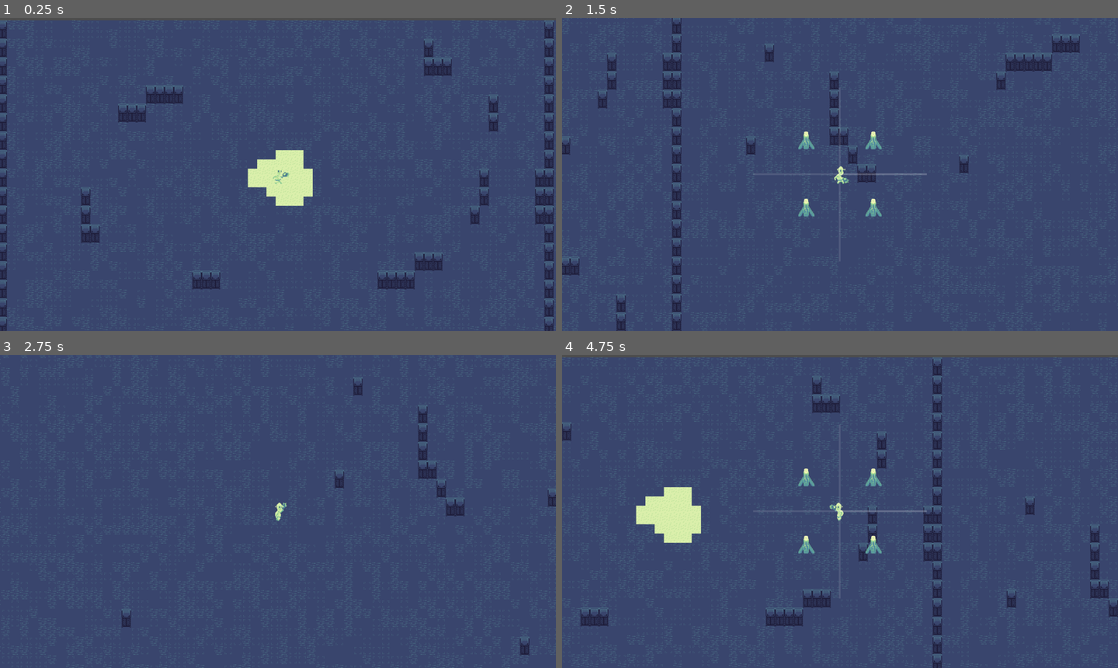
Above: before the commit, frames 1-4 (two rows, left to right).
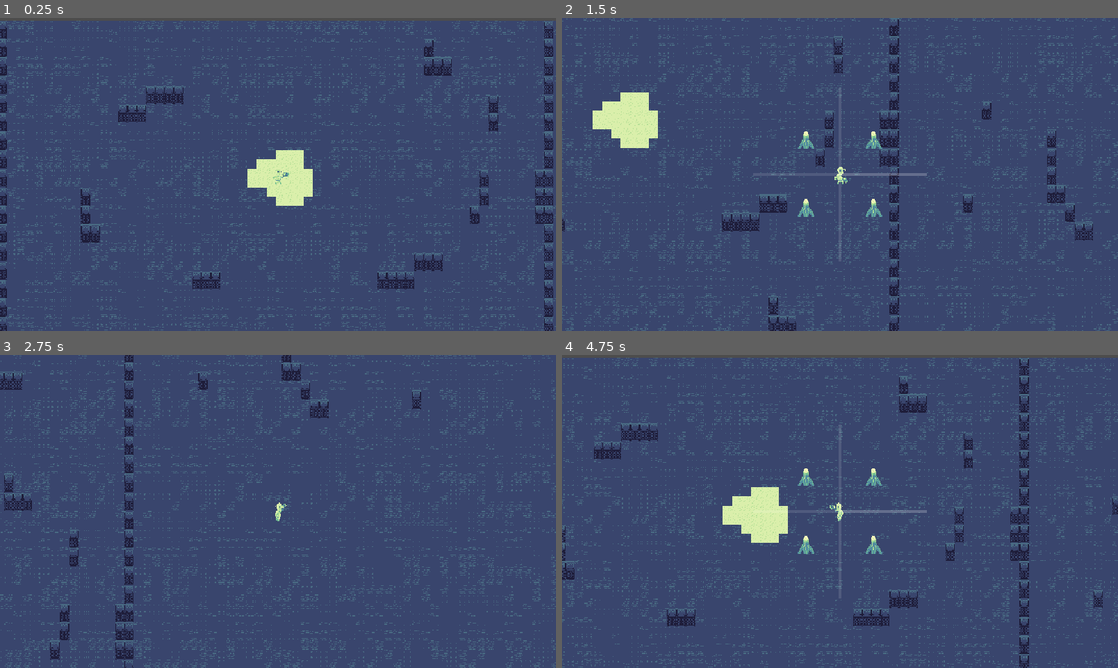
Above: after the commit, the same moments.

Repository: austingwatson/Signal
Game: Godot game, scene res://scenes/test_level_screen.tscn
Same seed, same stepped clock (60 frames per second), same inputs: the game is played once before the commit and once after it. This scene is started directly instead of the project's main scene. Sound files missing from this copy of the repository are replaced by a short silence.
Inputs (mouse positions are in pixels of both pictures, inside the frame that each line leads up to):
- Up to frame 1 (0.25 s): no input
- Up to frame 2 (1.5 s): tap Enter at 0.5 s; move the mouse to (962, 158) at 0.52 s; hold D (move_right) 0.53-1.28 s; tap F (build) at 0.6 s; click (962, 158) at 0.67 s; move the mouse to (728, 190) at 1.27 s; hold S (move_down) from 1.28 s (still down); tap E (interact) at 1.35 s; click (728, 190) at 1.42 s
- Up to frame 3 (2.75 s): move the mouse to (333, 442) at 2.02 s; release S (move_down) at 2.03 s; hold D (move_right) from 2.03 s (still down); tap F (build) at 2.1 s; click (333, 442) at 2.17 s
- Up to frame 4 (4.75 s): move the mouse to (812, 574) at 2.77 s; release D (move_right) at 2.78 s; hold W (move_up) 2.78-3.53 s; tap E (interact) at 2.85, 4.35 s; click (812, 574) at 2.92 s; move the mouse to (1006, 558) at 3.52 s; hold A (move_left) from 3.53 s (still down); tap F (build) at 3.6 s; click (1006, 558) at 3.67 s; move the mouse to (673, 464) at 4.27 s; click (673, 464) at 4.42 s

The runs differ from the first frame. In frame 1, 5.8% of the frame differs, in the area x 0-100%, y 0-100%; in frame 2, 15%; in frame 3, 12%; in frame 4, 17%.

Commit message:
added ping sound

Diff:
--- a/project.godot
+++ b/project.godot
@@ -33,7 +33,7 @@
 window/size/viewport_height=540
 window/size/window_width_override=1280
 window/size/window_height_override=720
-window/stretch/mode="viewport"
+window/stretch/mode="canvas_items"
 window/stretch/aspect="expand"
 
 [input]
--- a/resources/movement/player_movement.tres
+++ b/resources/movement/player_movement.tres
@@ -4,5 +4,5 @@
 
 [resource]
 script = ExtResource("1_e8re7")
-speed = 1000.0
+speed = 500.0
 metadata/_custom_type_script = "uid://dlbgv5lpwdwna"
--- a/resources/multi_tool/multi_tool_stats.gd
+++ b/resources/multi_tool/multi_tool_stats.gd
@@ -3,3 +3,7 @@
 
 
 @export var signal_range := 0.0
+@export var angle_worth := 0.0
+@export var distance_worth := 0.0
+@export var slow_ping := 0.0
+@export var fast_ping := 0.0
--- a/resources/multi_tool/multi_tool_stats.tres
+++ b/resources/multi_tool/multi_tool_stats.tres
@@ -5,4 +5,8 @@
 [resource]
 script = ExtResource("1_exdc1")
 signal_range = 1000.0
+angle_worth = 0.3
+distance_worth = 1.0
+slow_ping = 0.5
+fast_ping = 3.0
 metadata/_custom_type_script = "uid://vd01fo34gllc"
--- a/scenes/entity/actor/player.tscn
+++ b/scenes/entity/actor/player.tscn
@@ -134,10 +134,11 @@
 [node name="StateMachine" parent="." unique_id=560415475 node_paths=PackedStringArray("initial_State") instance=ExtResource("4_f6cxi")]
 initial_State = NodePath("Idle")
 
-[node name="Idle" parent="StateMachine" unique_id=394219668 node_paths=PackedStringArray("movement_component", "animated_sprite") instance=ExtResource("5_owhjy")]
+[node name="Idle" parent="StateMachine" unique_id=394219668 node_paths=PackedStringArray("movement_component", "animated_sprite", "multi_tool") instance=ExtResource("5_owhjy")]
 script = ExtResource("4_owhjy")
 movement_component = NodePath("../../MovementComponent")
 animated_sprite = NodePath("../../AnimatedSprite2D")
+multi_tool = NodePath("../../MultiTool")
 
 [node name="Move" parent="StateMachine" unique_id=160497168 node_paths=PackedStringArray("player", "movement_component", "animated_sprite", "multi_tool") instance=ExtResource("5_owhjy")]
 visible = false
--- a/scenes/entity/multi_tool.tscn
+++ b/scenes/entity/multi_tool.tscn
@@ -3,6 +3,7 @@
 [ext_resource type="Script" uid="uid://bh40vdt57j3mm" path="res://scripts/entity/multi_tool.gd" id="1_uaj3a"]
 [ext_resource type="Resource" uid="uid://8a2ju0aoqlpc" path="res://resources/multi_tool/multi_tool_stats.tres" id="2_cduic"]
 [ext_resource type="Texture2D" uid="uid://6sc3o0yc2ndw" path="res://assets/textures/actors/player_sheet.png" id="3_urkem"]
+[ext_resource type="AudioStream" uid="uid://cotemo5adff5u" path="res://assets/sounds/multitool_ping.wav" id="4_pr2jc"]
 
 [sub_resource type="AtlasTexture" id="AtlasTexture_urkem"]
 atlas = ExtResource("3_urkem")
@@ -32,6 +33,9 @@
 textures = Array[Texture2D]([SubResource("AtlasTexture_urkem"), SubResource("AtlasTexture_pr2jc"), SubResource("AtlasTexture_scn6n")])
 
 [node name="PingSound" type="AudioStreamPlayer" parent="." unique_id=560716390]
+stream = ExtResource("4_pr2jc")
+volume_db = -80.0
+autoplay = true
 
 [node name="PingRange" type="Area2D" parent="." unique_id=254320029]
 collision_layer = 2
@@ -50,5 +54,6 @@
 visible = false
 texture = SubResource("AtlasTexture_2uwa8")
 
+[connection signal="finished" from="PingSound" to="." method="_on_ping_sound_finished"]
 [connection signal="area_entered" from="PingRange" to="." method="_on_ping_range_area_entered"]
 [connection signal="area_exited" from="PingRange" to="." method="_on_ping_range_area_exited"]
--- a/scripts/entity/multi_tool.gd
+++ b/scripts/entity/multi_tool.gd
@@ -4,8 +4,10 @@
 @export var multi_tool_stats: MultiToolStats
 @export var textures: Array[Texture2D] = []
 var signal_towers: Array[InteractableComponent] = []
+var signal_strength := 0.0
 var facing_direction := 1
 @onready var sprite := $Sprite2D
+@onready var ping_sound := $PingSound
 
 
 func _ready() -> void:
@@ -37,15 +39,17 @@
 		return
 
 	var to_tower := signal_tower.global_position - global_position
-	var mouse_dir := (get_global_mouse_position() - global_position).normalized()
 
 	var distance := to_tower.length()
 	var distance_factor: float = clamp(1.0 - (distance / multi_tool_stats.signal_range), 0.0, 1.0)
+	distance_factor = pow(distance_factor, 2.0)
 
+	var tool_dir := Vector2.RIGHT.rotated(rotation)
 	var tower_dir := to_tower.normalized()
-	var angle_factor: float = clamp(mouse_dir.dot(tower_dir), 0.0, 1.0)
+	var angle_factor: float = clamp(tool_dir.dot(tower_dir), 0.0, 1.0)
 
-	var signal_strength := distance_factor * angle_factor
+	signal_strength = (distance_factor * multi_tool_stats.distance_worth) * (angle_factor * multi_tool_stats.angle_worth)
+	#print(signal_strength)
 
 
 func find_closest_signal_tower() -> InteractableComponent:
@@ -67,3 +71,13 @@
 func _on_ping_range_area_exited(area: Area2D) -> void:
 	if area is InteractableComponent:
 		signal_towers.erase(area)
+
+
+func _on_ping_sound_finished() -> void:
+	if signal_strength > 0.0:
+		ping_sound.volume_db = 0
+		ping_sound.pitch_scale = lerp(multi_tool_stats.slow_ping, multi_tool_stats.fast_ping, signal_strength)
+		ping_sound.play()
+	else:
+		ping_sound.volume_db = -80
+		ping_sound.play()
--- a/scripts/statemachine/player/player_idle.gd
+++ b/scripts/statemachine/player/player_idle.gd
@@ -2,6 +2,7 @@
 
 @export var movement_component: MovementComponent
 @export var animated_sprite: AnimatedSprite2D
+@export var multi_tool: MultiTool
 
 
 func enter(_data: Dictionary) -> void:
@@ -13,6 +14,14 @@
 	var direction := Input.get_vector("move_left", "move_right", "move_up", "move_down")
 	if direction != Vector2.ZERO:
 		statemachine.enter_state("Move", {"direction": direction})
+	else:
+		var mouse_dir := (get_global_mouse_position() - global_position)
+		if mouse_dir.x < 0:
+			animated_sprite.flip_h = true
+			multi_tool.facing_direction = -1
+		else:
+			animated_sprite.flip_h = false
+			multi_tool.facing_direction = 1
 
 
 func play_idle_animation() -> void:
Not shown, removed: assets/sounds/sounds.txt
